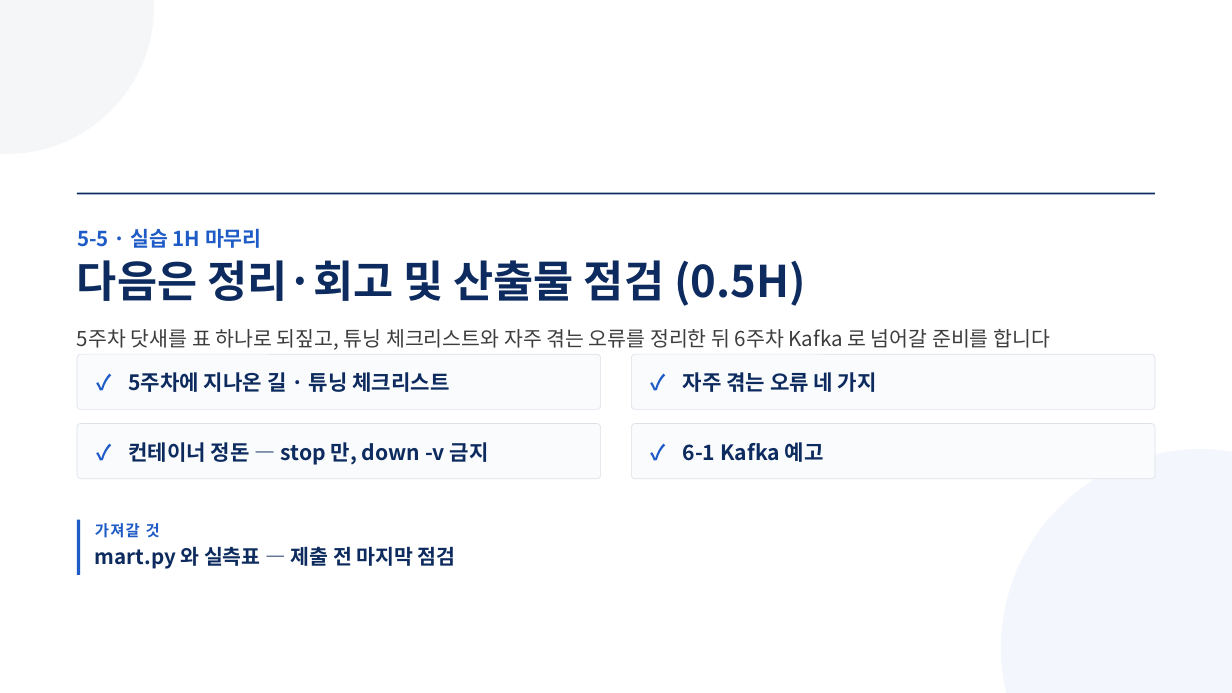
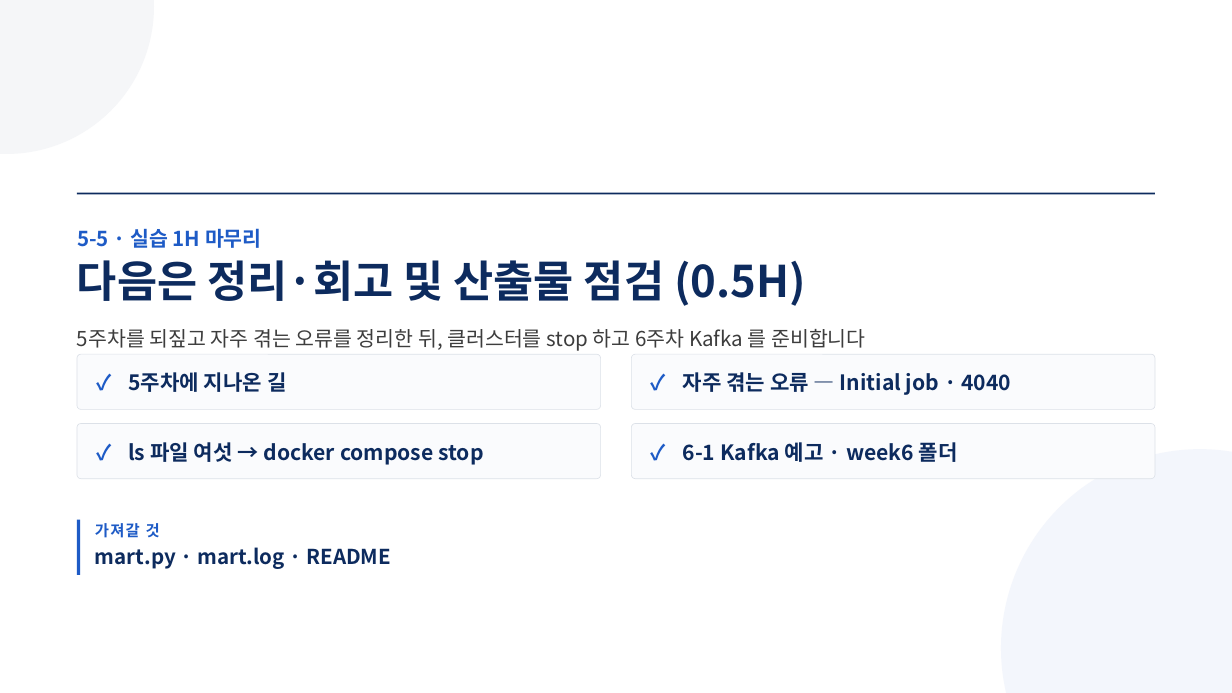
Before and after one commit to aebonlee/materials, a slide deck: slide 11 of data-eng/decks/w5d5s3.pptx. Drawn at 1232x693 pixels with LibreOffice and Linux fonts; fonts in the diff are those of the drawing. Boxes give left, top, right and bottom in pixels: in the first picture for what was removed or moved away, otherwise in the second. Text is boxed around its words. In the diff, an @@ line names an element or a change of style, - is before the commit and + after.

```diff
--- a/data-eng/decks/w5d5s3.pptx
+++ b/data-eng/decks/w5d5s3.pptx
@@ text at [77, 329, 865, 351]: text changed @@
-5주차 닷새를 표 하나로 되짚고, 튜닝 체크리스트와 자주 겪는 오류를 정리한 뒤 6주차 Kafka 로 넘어갈 준비를 합니다
+5주차를 되짚고 자주 겪는 오류를 정리한 뒤, 클러스터를 stop 하고 6주차 Kafka 를 준비합니다
@@ text at [128, 372, 286, 392]: text changed @@
-5주차에 지나온 길 · 튜닝 체크리스트
+5주차에 지나온 길
@@ text at [683, 372, 1011, 395]: text changed @@
-자주 겪는 오류 네 가지
+자주 겪는 오류 — Initial job · 4040
@@ text at [128, 442, 483, 465]: text changed @@
-컨테이너 정돈 — stop 만, down -v 금지
+ls 파일 여섯 → docker compose stop
@@ text at [683, 442, 958, 462]: text changed @@
-6-1 Kafka 예고
+6-1 Kafka 예고 · week6 폴더
@@ text at [95, 547, 392, 569]: text changed @@
-mart.py 와 실측표 — 제출 전 마지막 점검
+mart.py · mart.log · README
```
Also in this commit, not shown: 8 other slides changed, 2 slides added, 2 slides removed, 11 other files.
